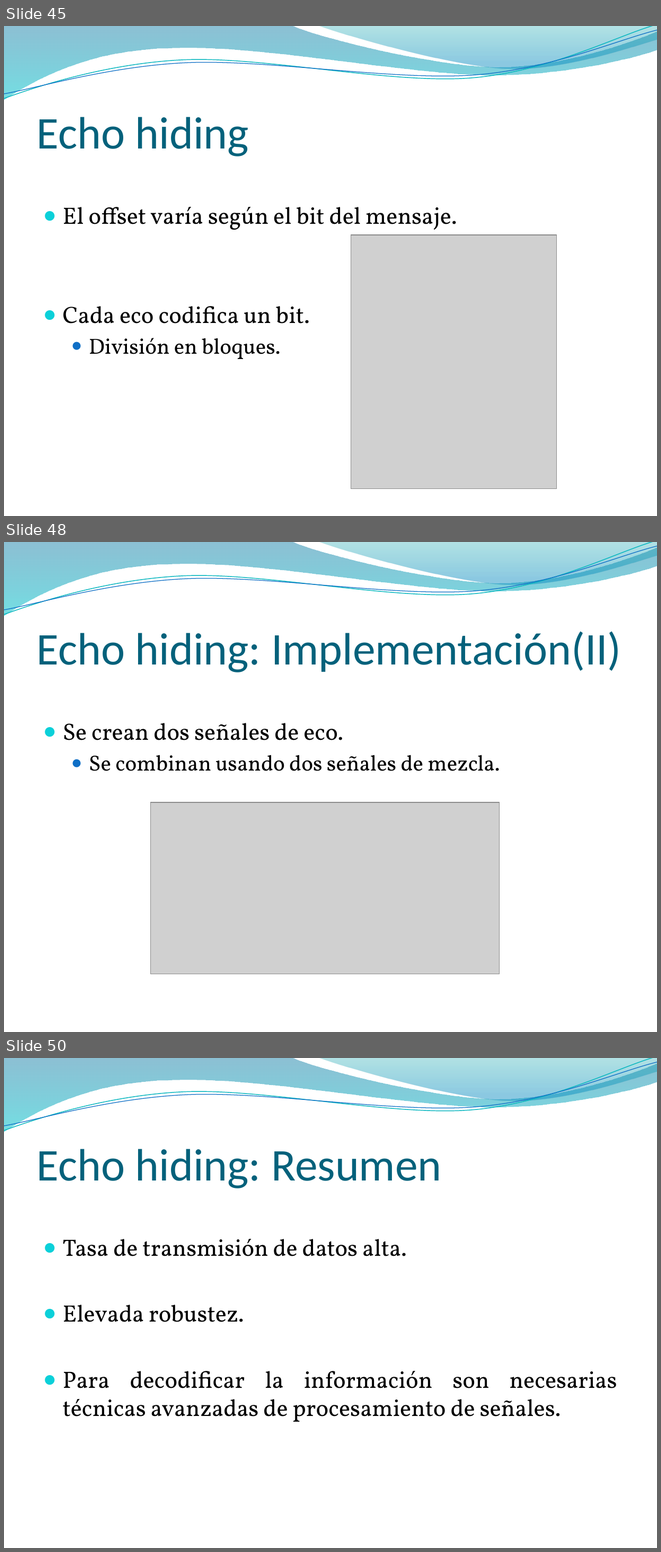
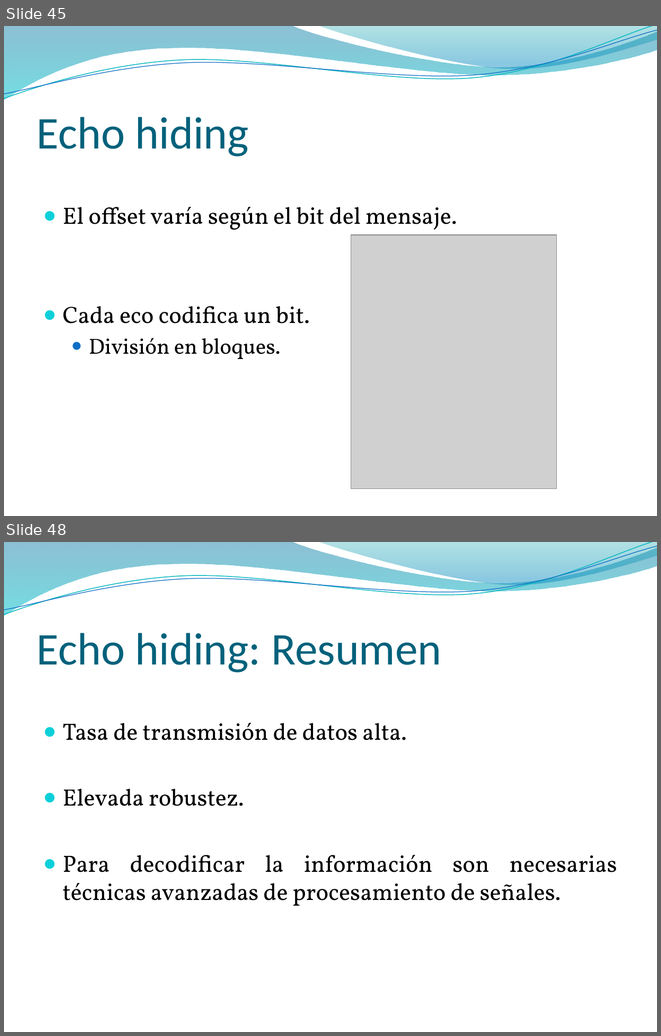
Before and after one commit to pasruiben/esteganografia-criptografia, a slide deck: doc/Ocultar datos en archivos de sonido.pptx. Shown one above the other, each under a label of ours: slides 45, 48 and 50 before the commit, slides 45 and 48 after it; the slides between them are not shown. The pictures are 661x1552 and 661x1036 pixels, drawn with LibreOffice and Linux fonts; fonts in the diff are those of the drawing; grey boxes stand for pictures; background and template pictures are left out. Boxes give left, top, right and bottom in pixels: in the first picture for what was removed or moved away, otherwise in the second. Text is boxed around its words. In the diff, an @@ line names an element or a change of style, - is before the commit and + after.

```diff
--- a/doc/Ocultar datos en archivos de sonido.pptx
+++ b/doc/Ocultar datos en archivos de sonido.pptx
@@ slide 48 removed at (4,542,657,1032), background picture (left out); not listed: 4 template elements that a slide beside it also shows @@
@@ title removed at (37,631,621,672) @@
-Echo hiding: Implementación(II)
@@ text removed at (63,723,500,771) @@
-● Se crean dos señales de eco.
-  ● Se combinan usando dos señales de mezcla.
@@ picture removed at (150,803,499,973) @@
@@ what was slide 50 is now slide 48 @@
```
Also in this commit, not shown: 2 slides changed, 2 slides added, 3 other slides removed.
